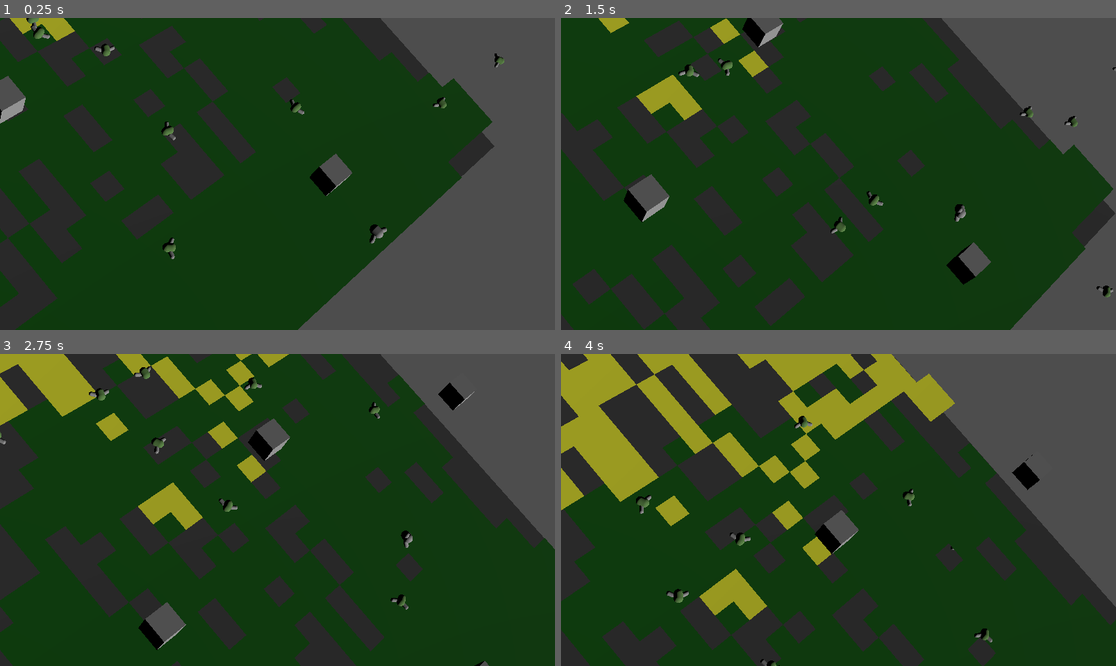
Above: before the commit, frames 1-4 (two rows, left to right).
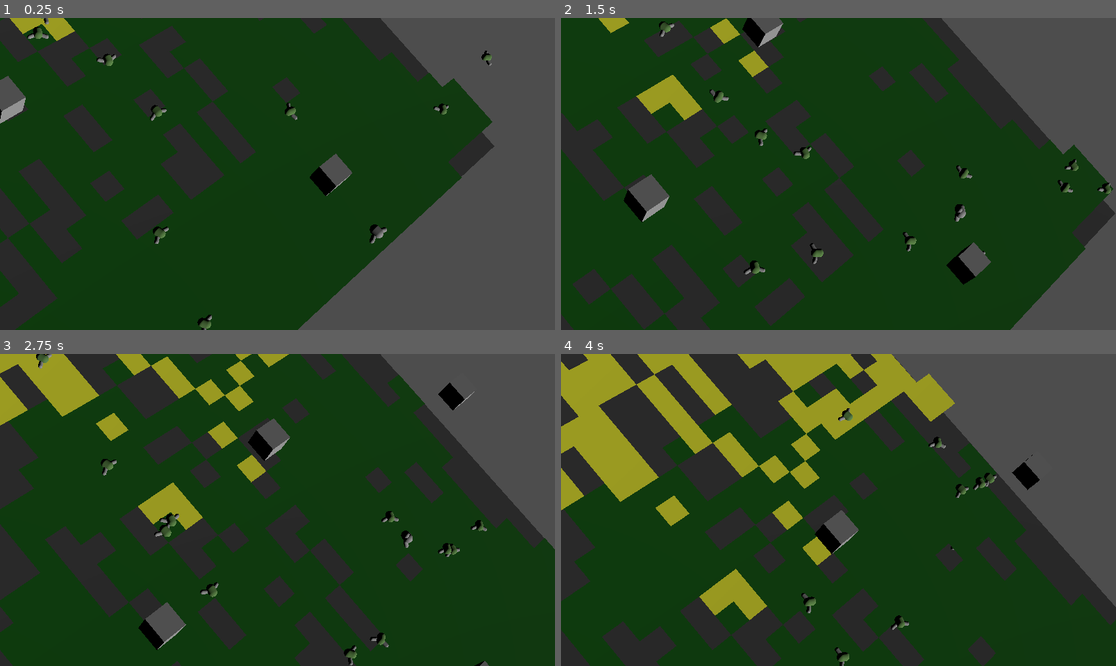
Above: after the commit, the same moments.

Repository: flatweb/gwj90Murat
Game: Godot game, scene res://game.tscn
Two runs of this game, one before a commit and one after it. Both use one fixed random seed, a clock stepped at 60 frames per second and the inputs below.
Inputs (mouse positions are in pixels of both pictures, inside the frame that each line leads up to):
- Up to frame 1 (0.25 s): no input
- Up to frame 2 (1.5 s): move the mouse to (960, 158) at 0.52 s; hold Right (droite) 0.53-1.28 s; tap Z (attente) at 0.6 s; move the mouse to (727, 189) at 1.27 s; hold Down (bas) from 1.28 s (still down); tap Space (decolle) at 1.35 s
- Up to frame 3 (2.75 s): move the mouse to (333, 441) at 2.02 s; release Down (bas) at 2.03 s; hold Right (droite) from 2.03 s (still down); tap Z (attente) at 2.1 s
- Up to frame 4 (4 s): move the mouse to (810, 572) at 2.77 s; tap Space (decolle) at 2.85 s; move the mouse to (1005, 556) at 3.52 s; release Right (droite) at 3.53 s; hold Left (gauche) from 3.53 s (still down); tap Z (attente) at 3.6 s

The runs differ from the first frame. In frame 1, 0.9% of the frame differs, in the area x 4-91%, y 0-100%; in frame 2, 1.2%; in frame 3, 1.3%, in the area x 0-88%, y 0-100%; in frame 4, 1.0%.

Commit message:
Changement du comportement des bandes d'oiseaux

Diff:
--- a/Boid/assets/scripts/Boid.gd
+++ b/Boid/assets/scripts/Boid.gd
@@ -2,8 +2,8 @@
 
 class_name Boid
 
-@export var maxVelocity: float = 4
-@export var maxAcceleration: float = 10
+@export var maxVelocity: float = 6
+@export var maxAcceleration: float = 20
 @export var rotationOffset: Vector3 = Vector3(0,PI/2,0)
 
 @export var baseColor: Color
--- a/Boid/assets/scripts/Flock.gd
+++ b/Boid/assets/scripts/Flock.gd
@@ -101,13 +101,15 @@
 	for boid in _boids:
 		var pos = boid.get_position()
 		var _envDims = Vector4(-12,12,-100,100)
-		if (pos.x < _envDims.x or pos.x > _envDims.w or pos.y < _envDims.z or pos.y > _envDims.y):
+		if (pos.x > 50 or pos.x < -50 or pos.z > 100 or pos.z < -100):
 			boid.timeOutOfBorders += delta
 			var midPoint = Vector3(0,5,0)
 			var dir = (midPoint - boid.get_position()).normalized()
 			boid.acceleration += dir * boid.timeOutOfBorders * bordersWeight
 		else:
 			boid.timeOutOfBorders = 0
+			if boid == _boids[1]:
+				print("entre bordure")
 
 
 func _alignment():
--- a/game.tscn
+++ b/game.tscn
@@ -47,16 +47,19 @@
 [node name="AudioStreamPlayer" type="AudioStreamPlayer3D" parent="." unique_id=1714319163]
 stream = ExtResource("4_fc0e3")
 
+[node name="Node3D" type="Node3D" parent="." unique_id=1517858812]
+transform = Transform3D(1, 0, 0, 0, 1, 0, 0, 0, 1, 12.593393, 0, -99.15094)
+
 [node name="Flock" type="Node3D" parent="." unique_id=1544621110]
 script = ExtResource("6_eow3j")
 boidScene = ExtResource("7_j5wjh")
 numberOfBoids = 200
-visualRange = 20.0
-separationDistance = 10.0
+visualRange = 15.0
+separationDistance = 8.0
 predator = NodePath("../Oiseau")
 predatorMinDist = 5.0
-cohesionWeight = 0.415
-separationWeight = 41.22
+cohesionWeight = 0.5
+separationWeight = 3.0
 
 [node name="MeshInstance3D" type="MeshInstance3D" parent="." unique_id=1621687425 groups=["Repulsor"]]
 transform = Transform3D(1, 0, 0, 0, 1, 0, 0, 0, 1, 0, 5.1623354, 0)
